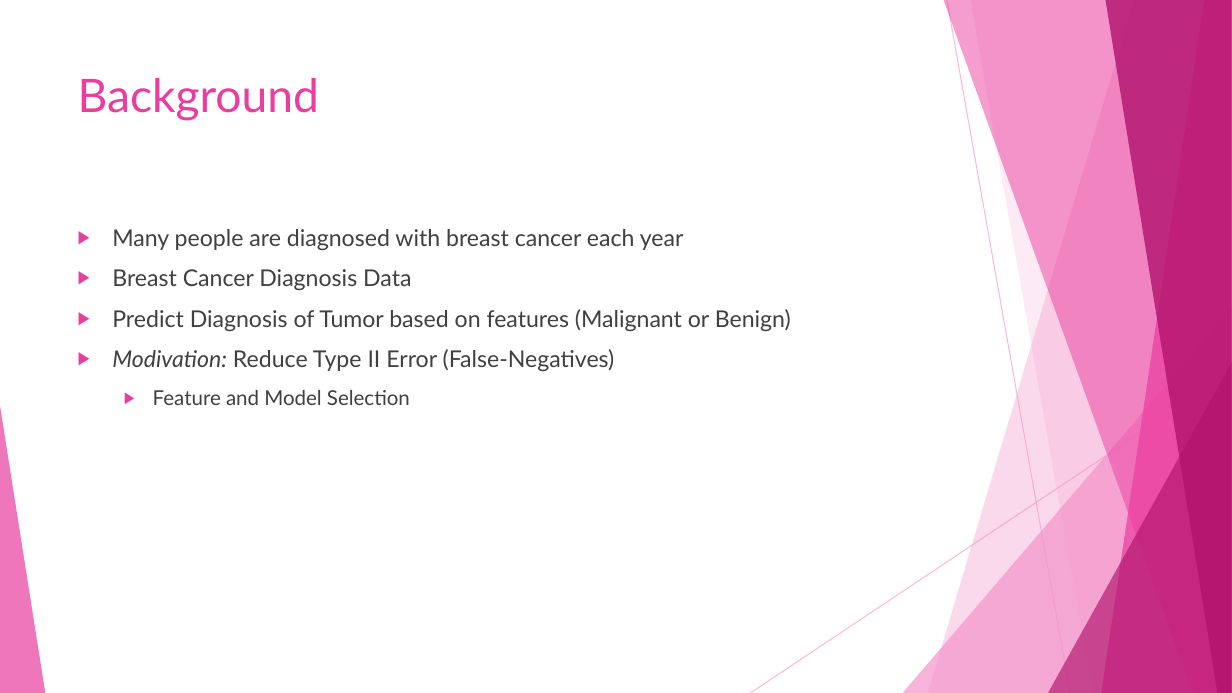
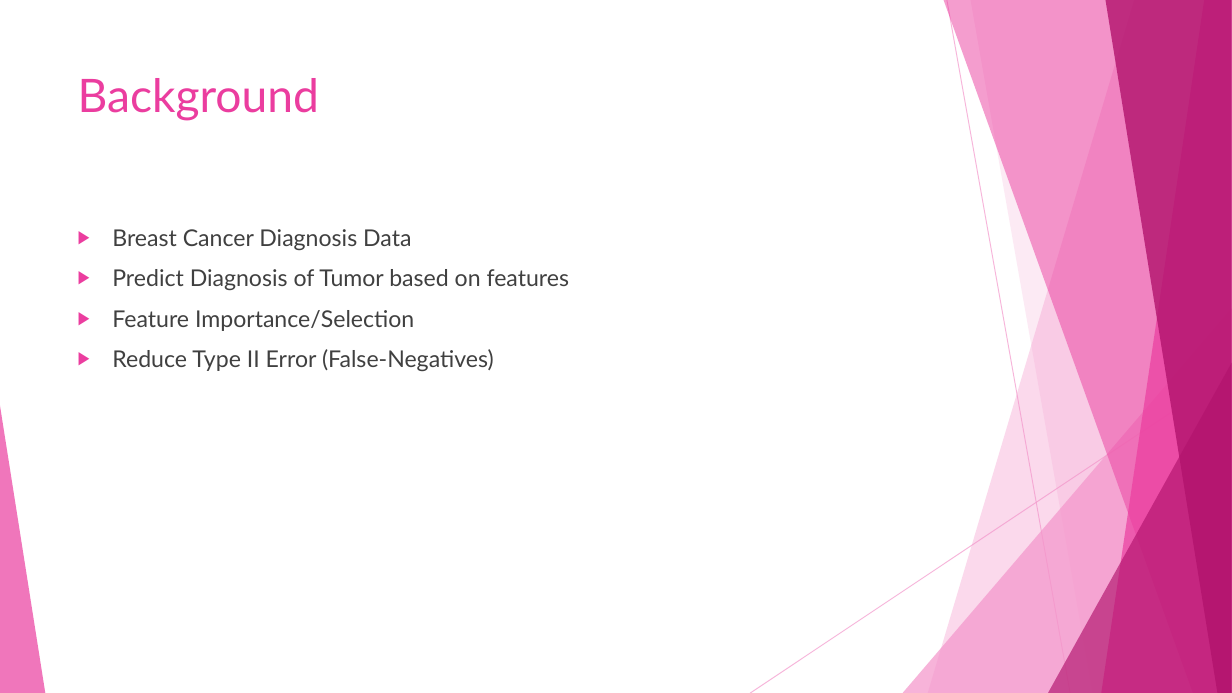
Before and after one commit to dlaposata/Breast_Cancer_Analysis, a slide deck: slide 2 of powerpoint.pptx. Drawn at 1232x693 pixels with LibreOffice and Linux fonts; fonts in the diff are those of the drawing. Boxes give left, top, right and bottom in pixels: in the first picture for what was removed or moved away, otherwise in the second. Text is boxed around its words. In the diff, an @@ line names an element or a change of style, - is before the commit and + after.

```diff
--- a/powerpoint.pptx
+++ b/powerpoint.pptx
@@ text at (x1=112, y1=229, x2=684, y2=250): paragraph removed @@
-▶ Many people are diagnosed with breast cancer each year
@@ text at (x1=112, y1=269, x2=569, y2=371): text changed @@
-▶ Predict Diagnosis of Tumor based on features (Malignant or Benign)
-▶ Modivation: Reduce Type II Error (False-Negatives)
-  ▶ Feature and Model Selection
+▶ Predict Diagnosis of Tumor based on features
+▶ Feature Importance/Selection
+▶ Reduce Type II Error (False-Negatives)
```
Also in this commit, not shown: 4 other slides changed, 20 slides added, 5 slides removed, 6 other files.
